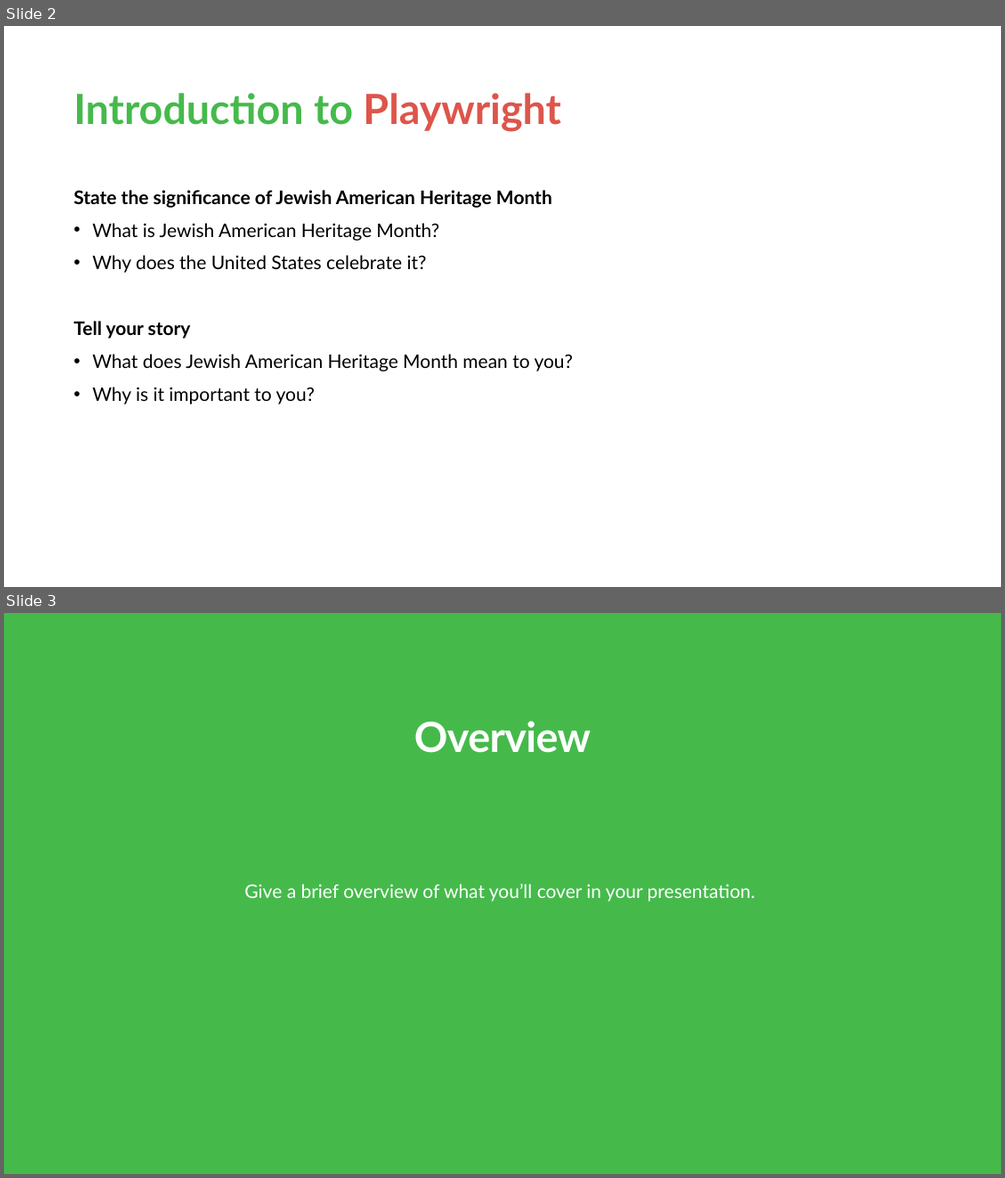
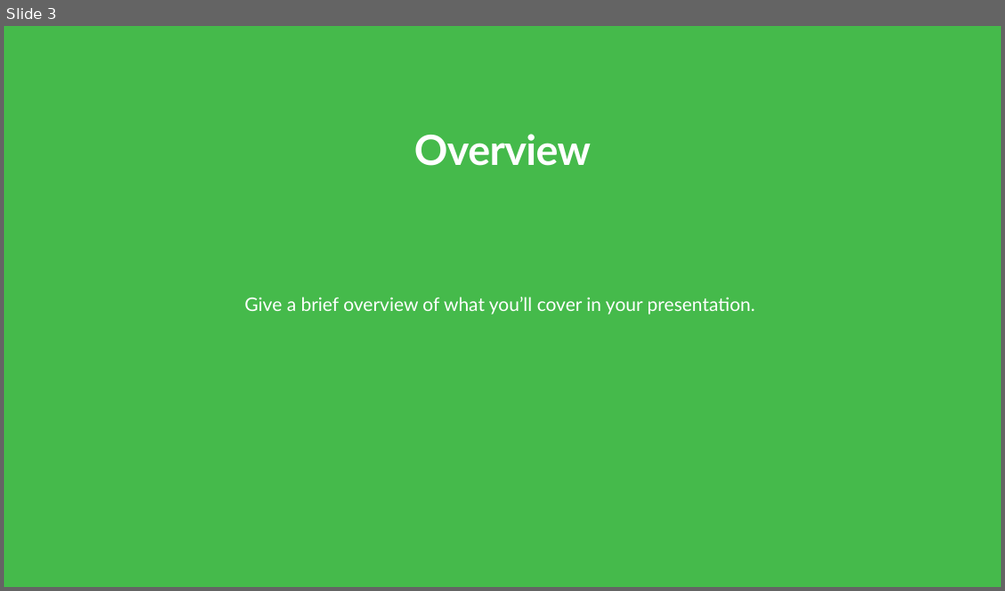
Before and after one commit to akyabhishek/Playwright-Tutorials, a slide deck: Mastering Playwright - Presentation.pptx. Shown one above the other, each under a label of ours: slides 2 and 3 before the commit, slide 3 after it. The pictures are 1005x1178 and 1005x591 pixels, drawn with LibreOffice and Linux fonts; fonts in the diff are those of the drawing; background and template pictures are left out. Boxes give left, top, right and bottom in pixels: in the first picture for what was removed or moved away, otherwise in the second. Text is boxed around its words. In the diff, an @@ line names an element or a change of style, - is before the commit and + after.

```diff
--- a/Mastering Playwright - Presentation.pptx
+++ b/Mastering Playwright - Presentation.pptx
@@ slide 2 removed at [4,26,1001,587], background #FFFFFF @@
@@ title removed at [73,93,561,132] @@
-Introduction to Playwright
@@ text removed at [73,190,573,404] @@
-State the significance of Jewish American Heritage Month
-  • What is Jewish American Heritage Month?
-  • Why does the United States celebrate it?
-Tell your story
-  • What does Jewish American Heritage Month mean to you?
-  • Why is it important to you?
```
Also in this commit, not shown: 1 slide changed, 1 slide added, 1 other file.
